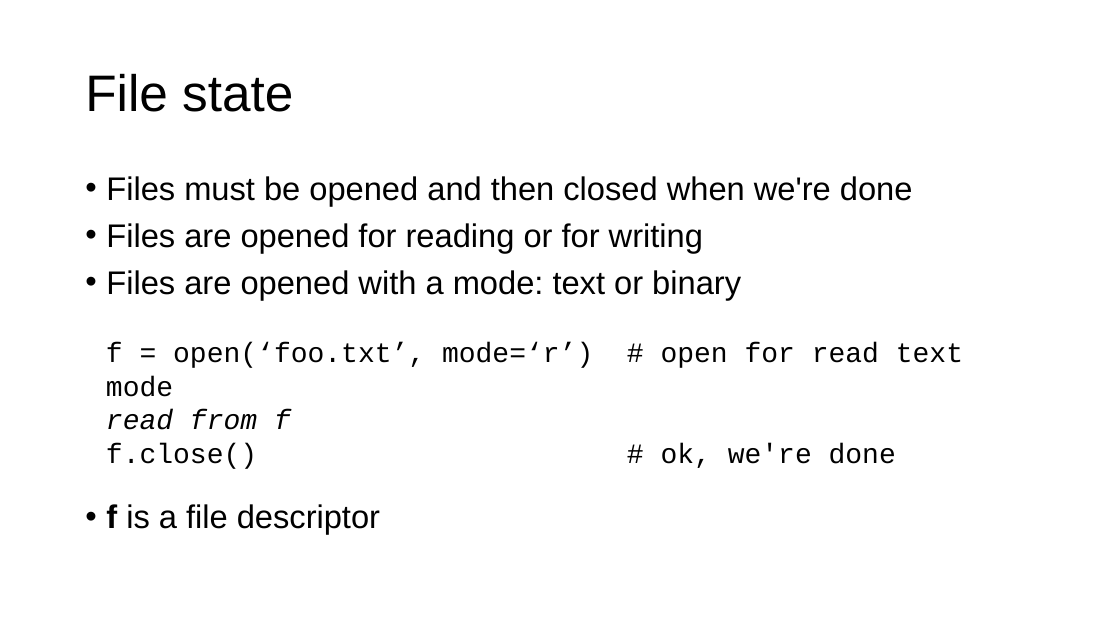
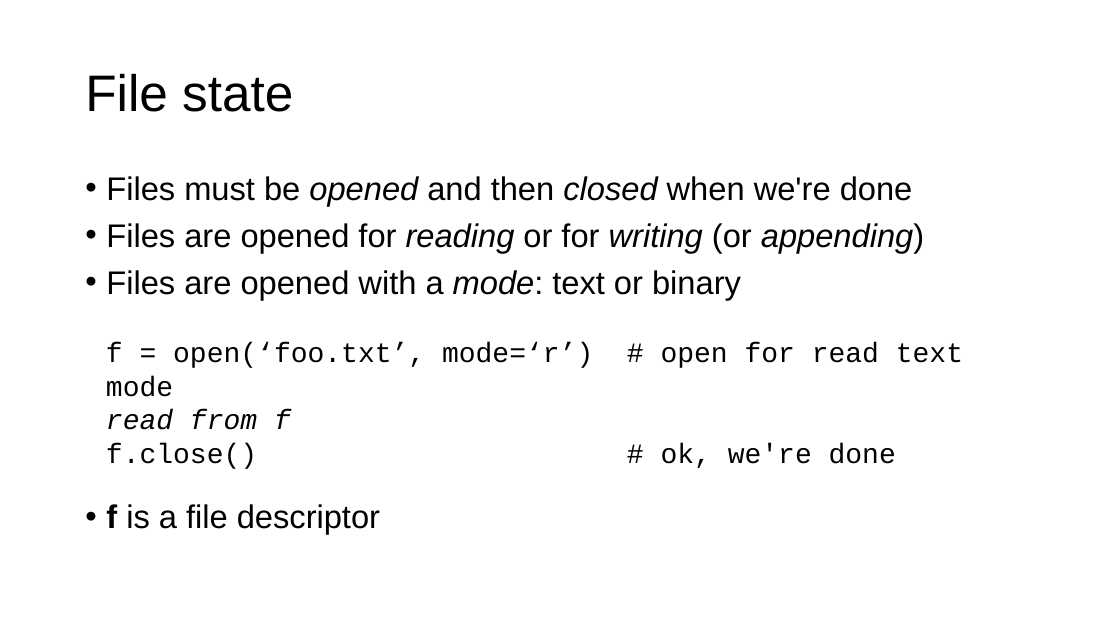
Before and after one commit to parrt/msds501, a slide deck: slide 3 of slides/files.pptx. Drawn at 1120x630 pixels with LibreOffice and Linux fonts; fonts in the diff are those of the drawing; background and template pictures are left out. Boxes give left, top, right and bottom in pixels: in the first picture for what was removed or moved away, otherwise in the second. Text is boxed around its words. In the diff, an @@ line names an element or a change of style, - is before the commit and + after.

```diff
--- a/slides/files.pptx
+++ b/slides/files.pptx
@@ text at (x1=106, y1=176, x2=913, y2=299): italic on in "opened closed", "mode:" @@
@@ text at (x1=106, y1=223, x2=924, y2=253): text changed @@
-• Files are opened for reading or for writing
+• Files are opened for reading or for writing (or appending)
```
Also in this commit, not shown: 3 other slides changed, 1 slide added, 4 other files.
